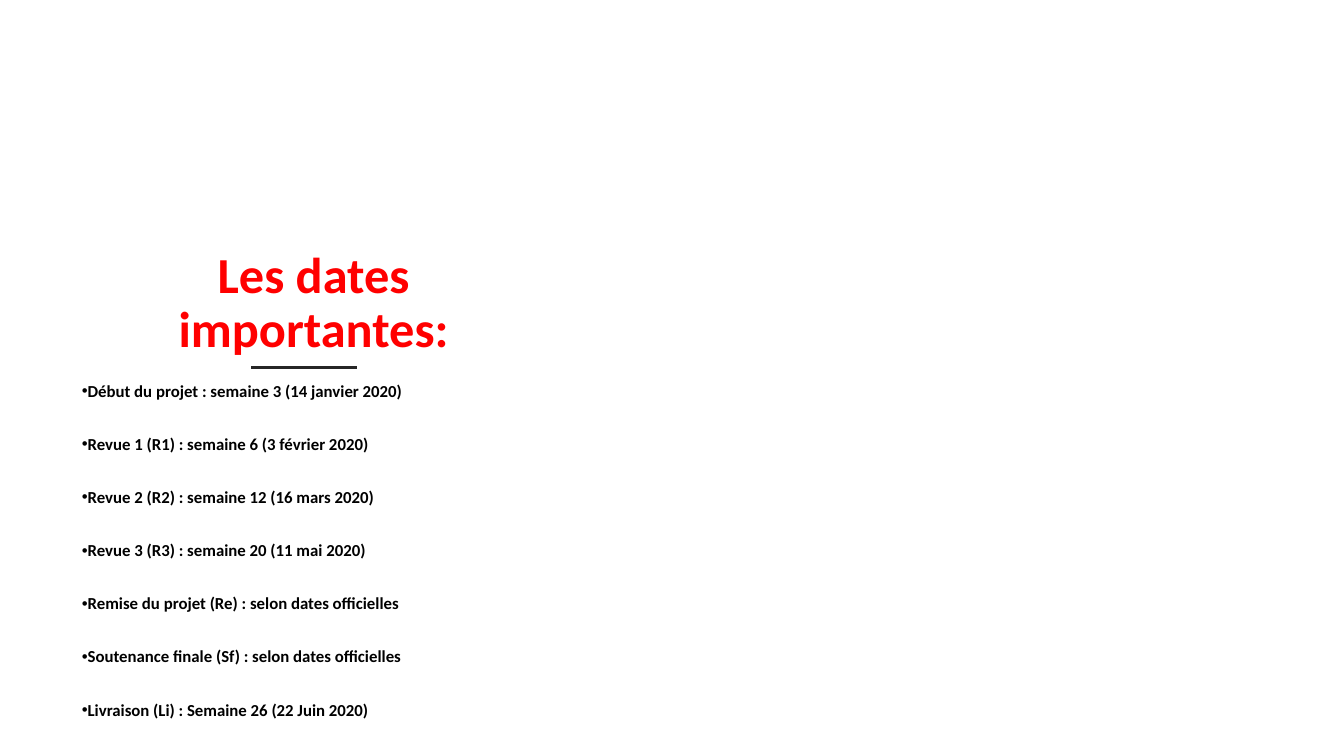
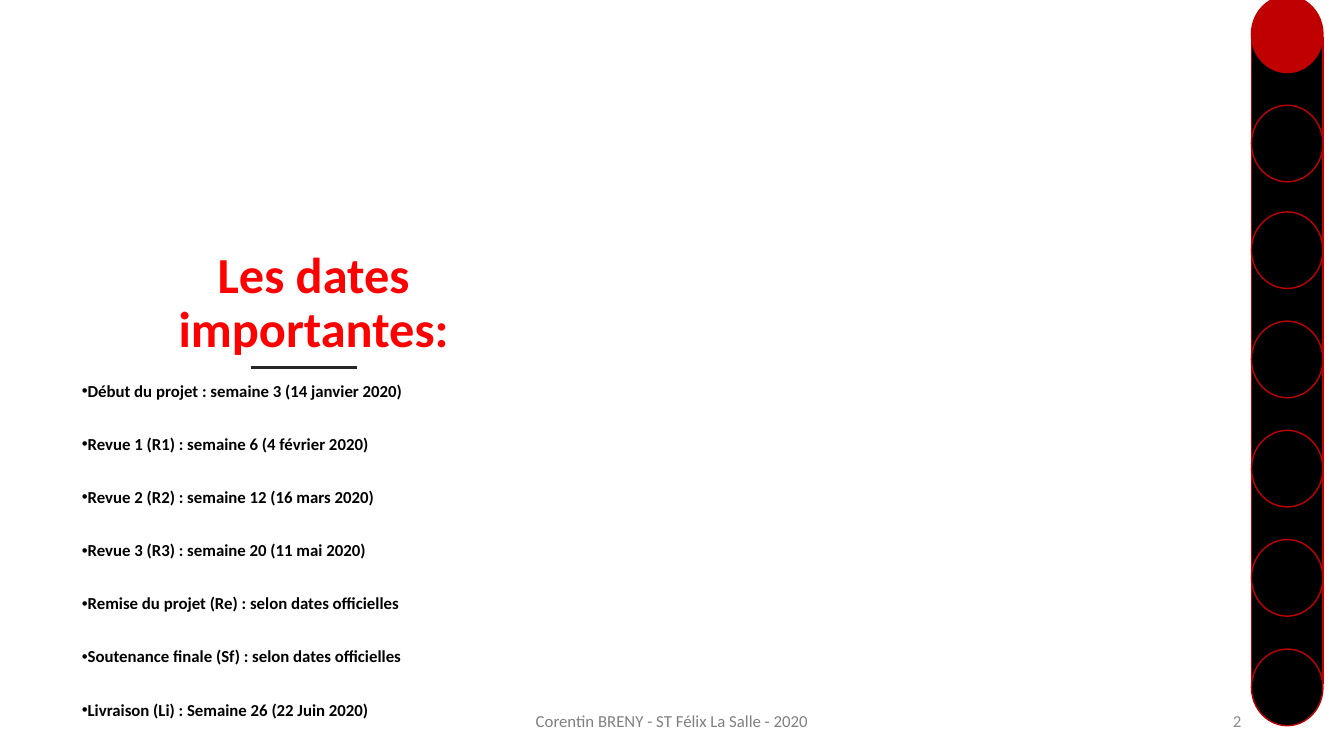
Before and after one commit to corentin-breny/Systeme_Escape_Game_13emePorte, a slide deck: slide 2 of Etudiants/Corentin/RDP n°1.pptx. Drawn at 1344x756 pixels with LibreOffice and Linux fonts; fonts in the diff are those of the drawing; background and template pictures are left out. Boxes give left, top, right and bottom in pixels: in the first picture for what was removed or moved away, otherwise in the second. Text is boxed around its words. In the diff, an @@ line names an element or a change of style, - is before the commit and + after.

```diff
--- a/Etudiants/Corentin/RDP n°1.pptx
+++ b/Etudiants/Corentin/RDP n°1.pptx
@@ ellipse added at box(1251, 0, 1323, 73), fill #C00000, outline #C00000 1 pt @@
@@ rectangle added at box(1251, 37, 1323, 684), fill #000000, outline #C00000 1 pt @@
@@ ellipse added at box(1251, 105, 1323, 181), fill #000000, outline #C00000 1 pt @@
@@ ellipse added at box(1251, 212, 1323, 288), fill #000000, outline #C00000 1 pt @@
@@ ellipse added at box(1251, 322, 1323, 398), fill #000000, outline #C00000 1 pt @@
@@ text at box(82, 437, 368, 453): text changed @@
-• Revue 1 (R1) : semaine 6 (3 février 2020)
+• Revue 1 (R1) : semaine 6 (4 février 2020)
@@ ellipse added at box(1251, 431, 1323, 507), fill #000000, outline #C00000 1 pt @@
@@ ellipse added at box(1251, 539, 1323, 616), fill #000000, outline #C00000 1 pt @@
@@ ellipse added at box(1251, 649, 1323, 726), fill #000000, outline #C00000 1 pt @@
@@ text added at box(536, 715, 808, 727), 12 pt, text #808080 @@
+Corentin BRENY - ST Félix La Salle - 2020
@@ page number added at box(1233, 716, 1241, 727), 12 pt, text #8C8C8C @@
+2
```
Also in this commit, not shown: 2 other slides changed, 6 slides added, 3 slides removed, 2 other files.
